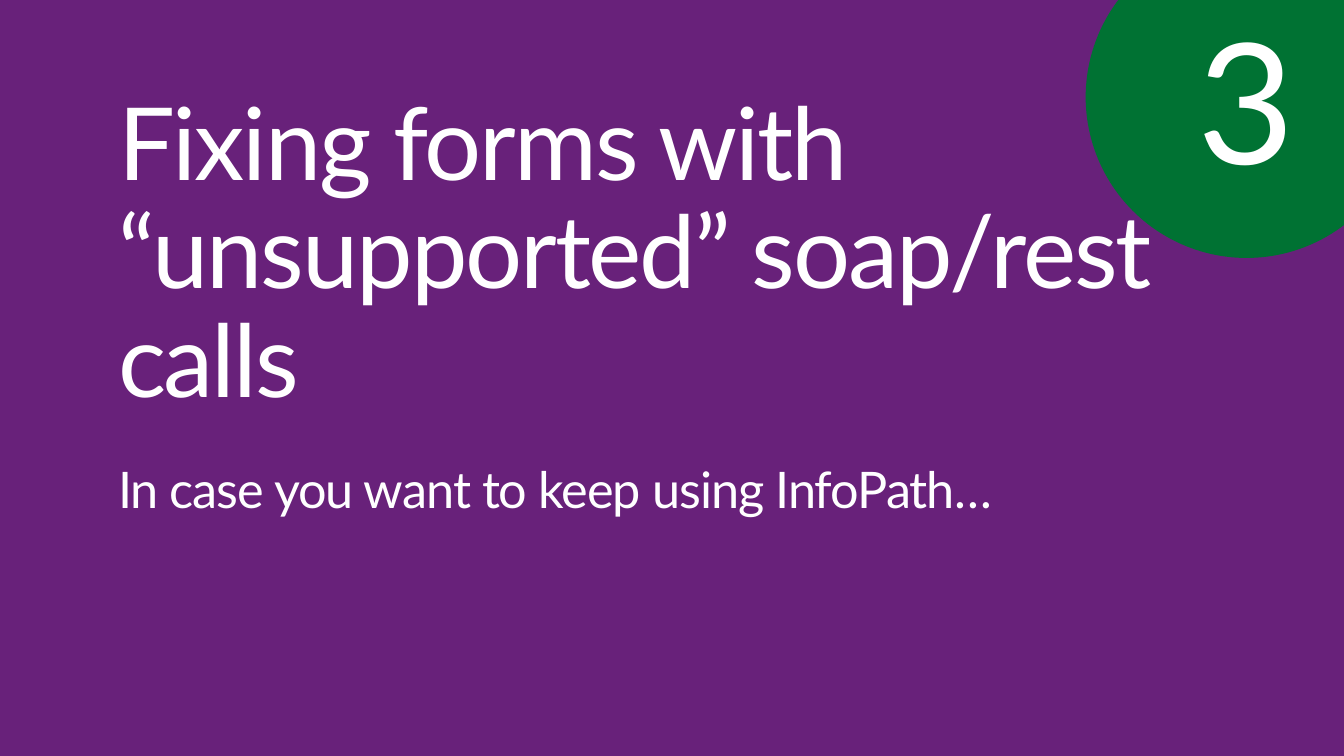
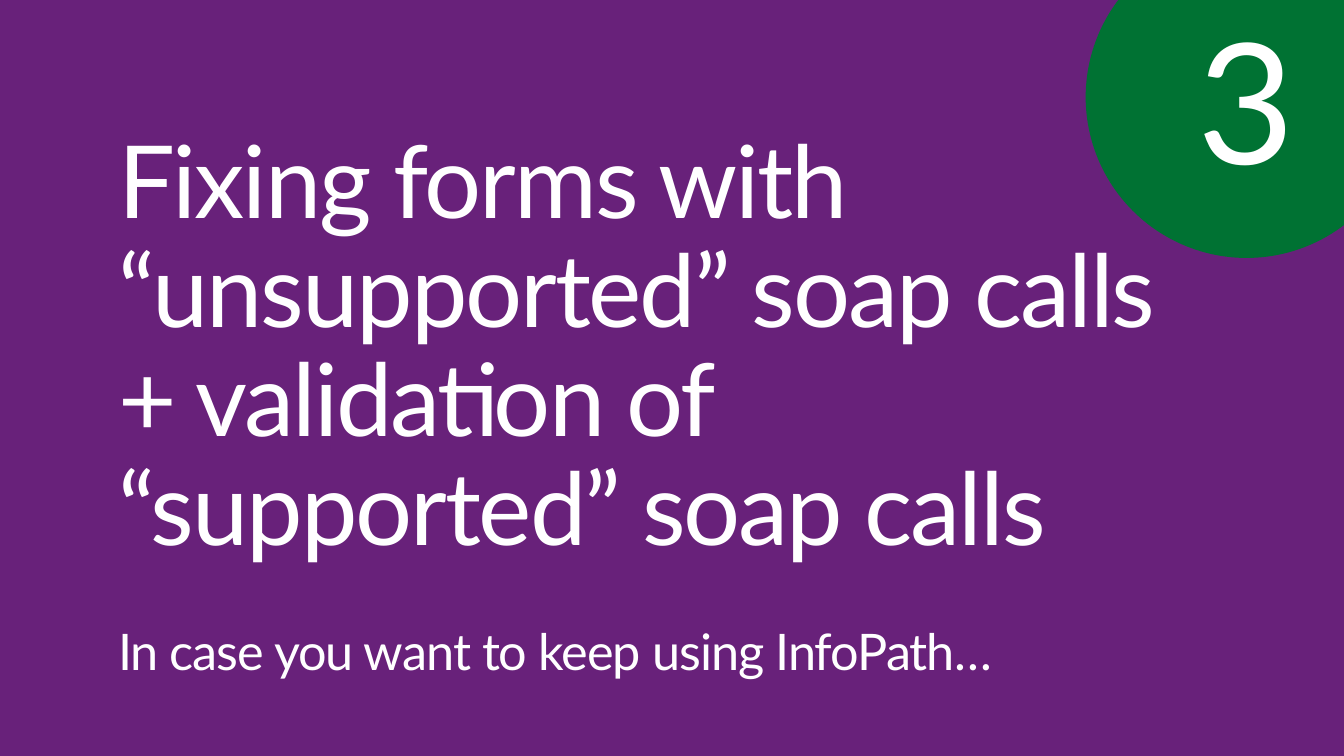
Before and after one commit to pnp/PnP-Transformation, a slide deck: slide 68 of InfoPath/Guidance/Decks/Office 365 JDP InfoPath - Self-service manual.pptx (slide 60 before the commit). Drawn at 1344x756 pixels with LibreOffice and Linux fonts; fonts in the diff are those of the drawing; background and template pictures are left out. Boxes give left, top, right and bottom in pixels: in the first picture for what was removed or moved away, otherwise in the second. Text is boxed around its words. In the diff, an @@ line names an element or a change of style, - is before the commit and + after.

```diff
--- a/InfoPath/Guidance/Decks/Office 365 JDP InfoPath - Self-service manual.pptx
+++ b/InfoPath/Guidance/Decks/Office 365 JDP InfoPath - Self-service manual.pptx
@@ title at [118,250,1156,563]: text changed @@
-Fixing forms with “unsupported” soap/rest calls
+Fixing forms with “unsupported” soap calls + validation of “supported” soap calls
@@ text "In case you want to ...": place and size @@
-text "In case you want to ..." at [118,471,991,517]
+text "In case you want to ..." at [118,633,991,679]
```
Also in this commit, not shown: 22 other slides changed, 10 slides added.
